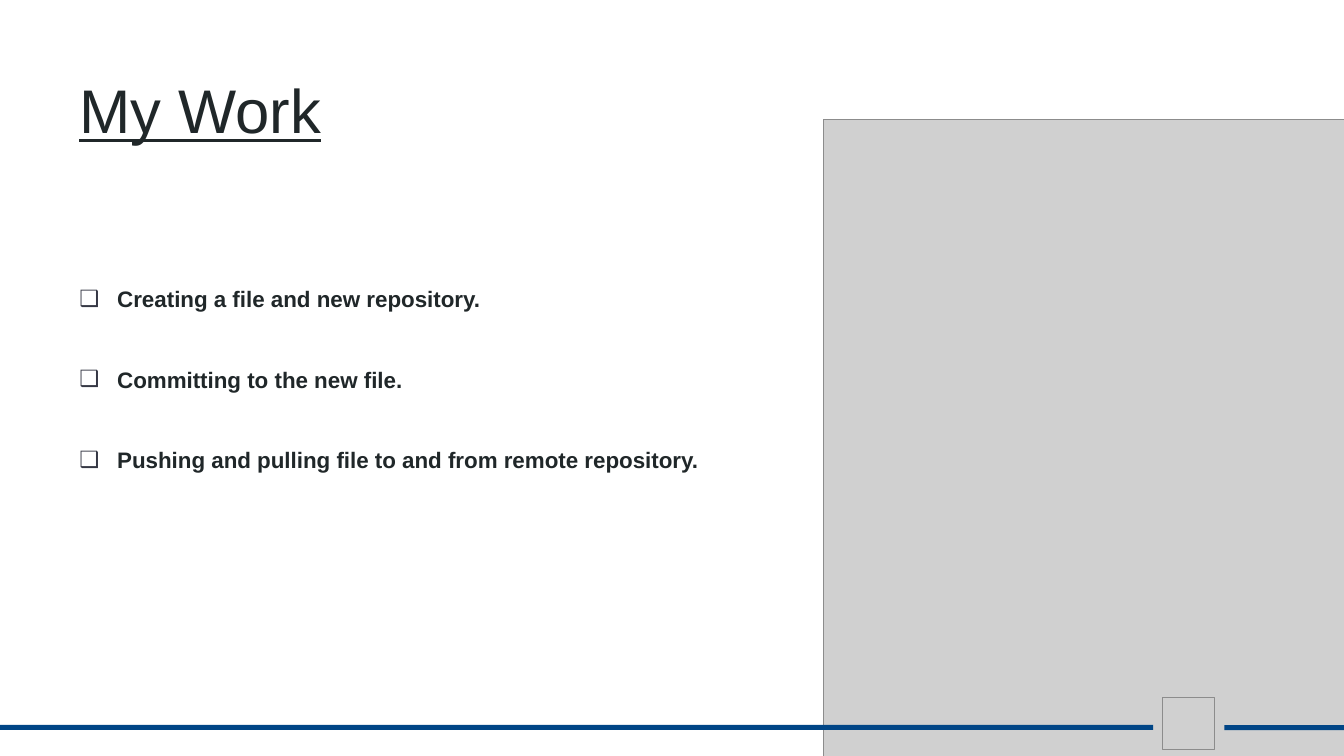
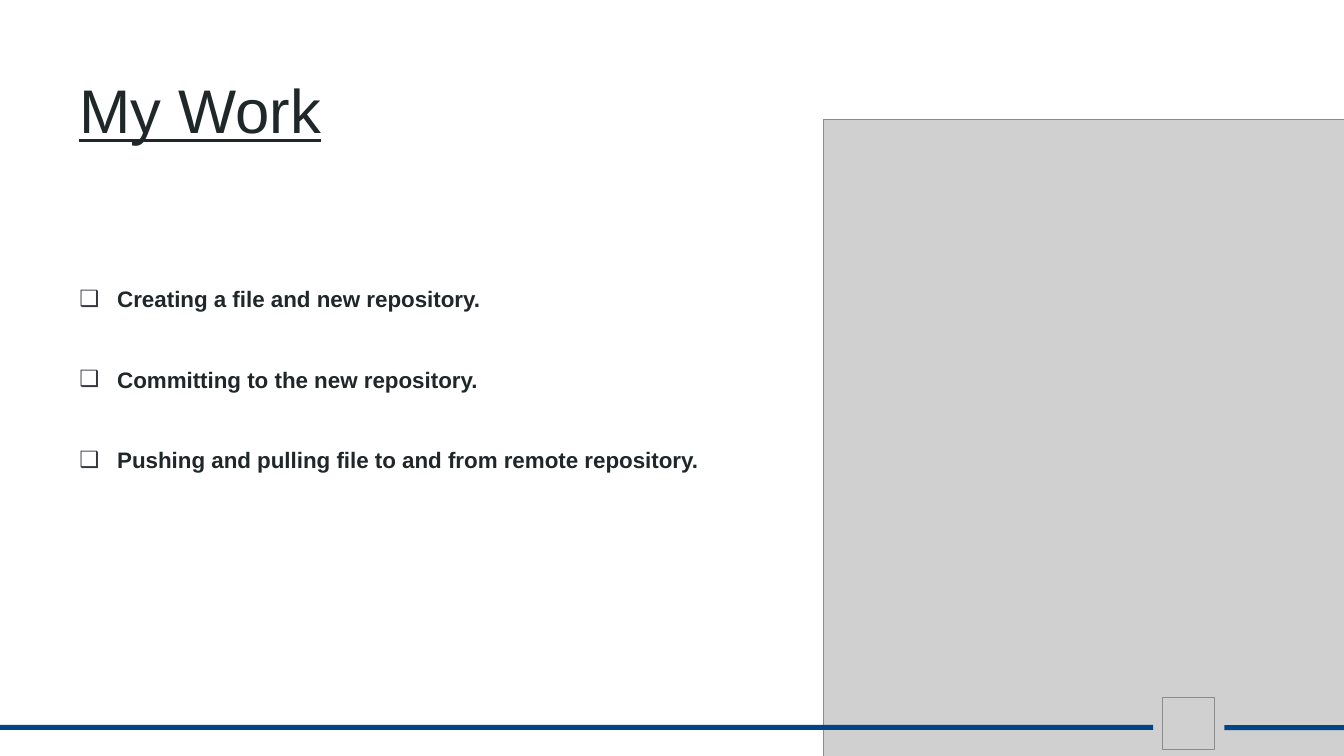
Before and after one commit to aayushsrivastava0/Gitassignment, a slide deck: slide 4 of GITassignment.pptx. Drawn at 1344x756 pixels with LibreOffice and Linux fonts; fonts in the diff are those of the drawing; grey boxes stand for pictures. Boxes give left, top, right and bottom in pixels: in the first picture for what was removed or moved away, otherwise in the second. Text is boxed around its words. In the diff, an @@ line names an element or a change of style, - is before the commit and + after.

```diff
--- a/GITassignment.pptx
+++ b/GITassignment.pptx
@@ text at (117,371,478,393): text changed @@
-❑ Committing to the new file.
+❑ Committing to the new repository.
```
Also in this commit, not shown: 5 other slides changed, 2 slides added.
